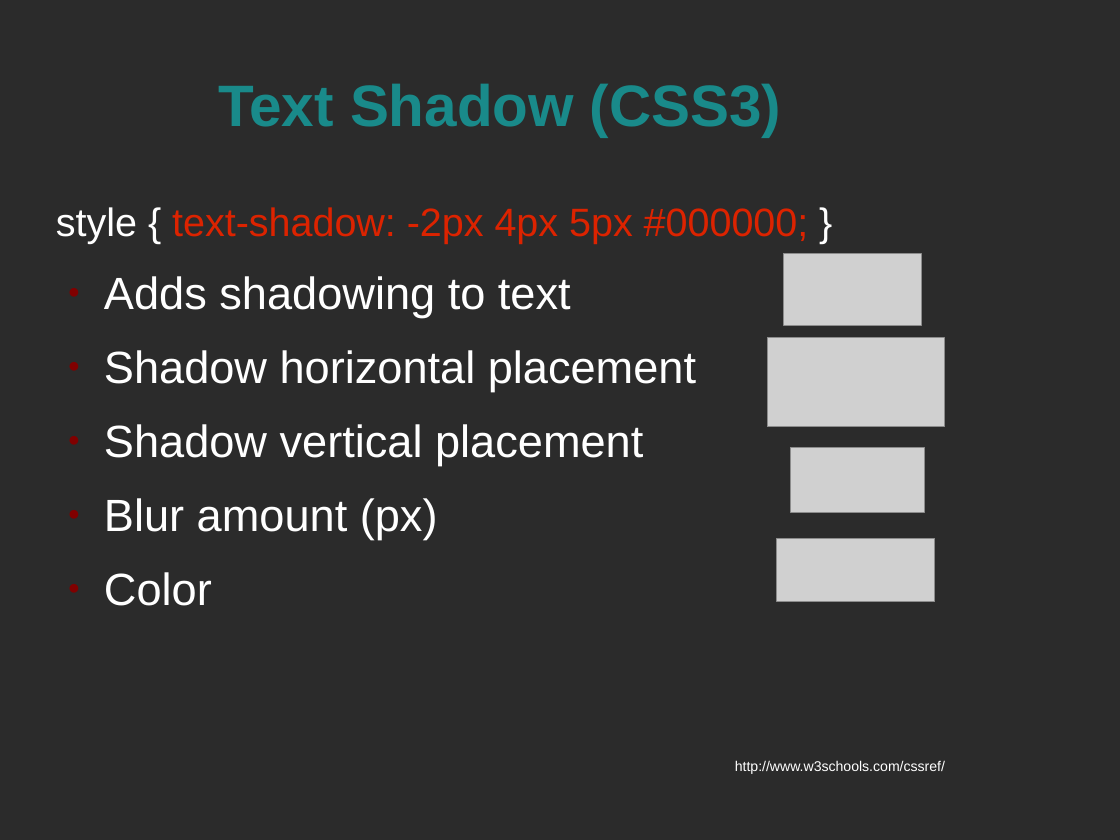
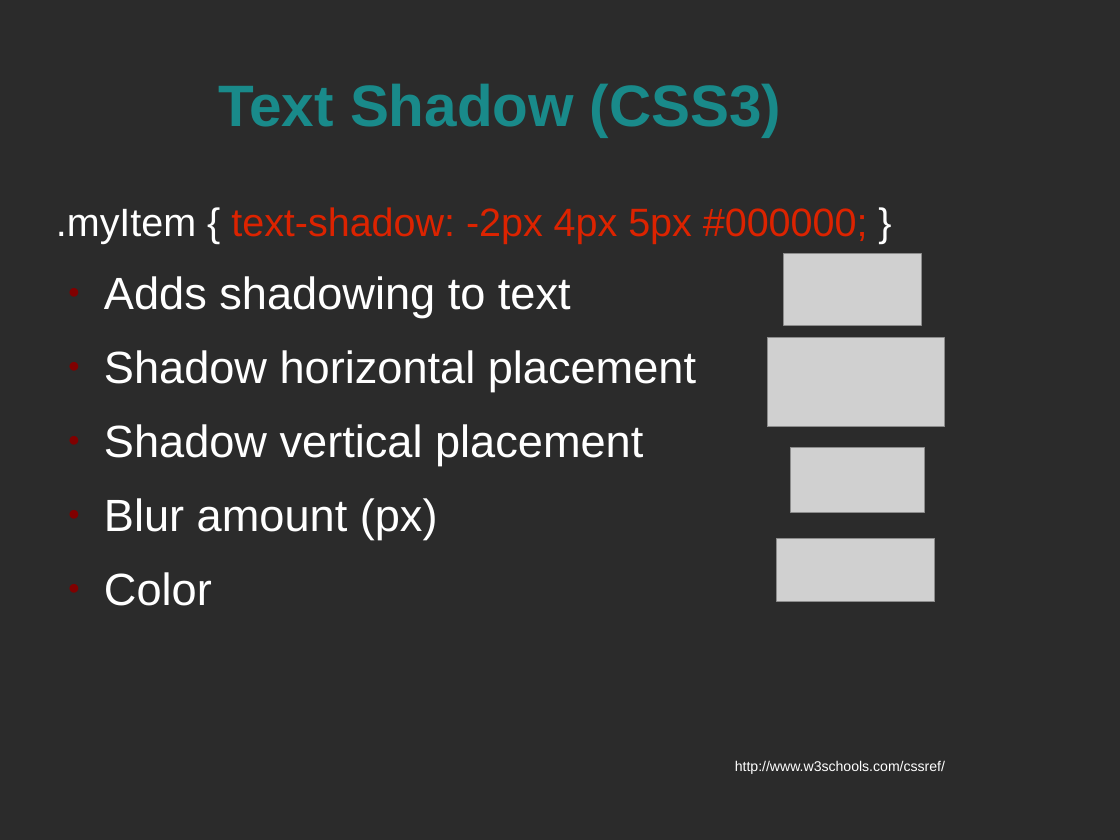
Before and after one commit to spellbindguy/Web-Development, a slide deck: slide 24 of Lectures/04 CSS/CSS Styles.odp. Drawn at 1120x840 pixels with LibreOffice and Linux fonts; fonts in the diff are those of the drawing; grey boxes stand for pictures; background and template pictures are left out; a plain dark background stands for a picture behind light text. Boxes give left, top, right and bottom in pixels: in the first picture for what was removed or moved away, otherwise in the second. Text is boxed around its words. In the diff, an @@ line names an element or a change of style, - is before the commit and + after.

```diff
--- a/Lectures/04 CSS/CSS Styles.odp
+++ b/Lectures/04 CSS/CSS Styles.odp
@@ text at [56,207,868,243]: text changed @@
-style { text-shadow: -2px 4px 5px #000000; }
+.myItem { text-shadow: -2px 4px 5px #000000; }
```
Also in this commit, not shown: 30 other slides changed, 38 slides added, 2 slides removed, 1 other file.
